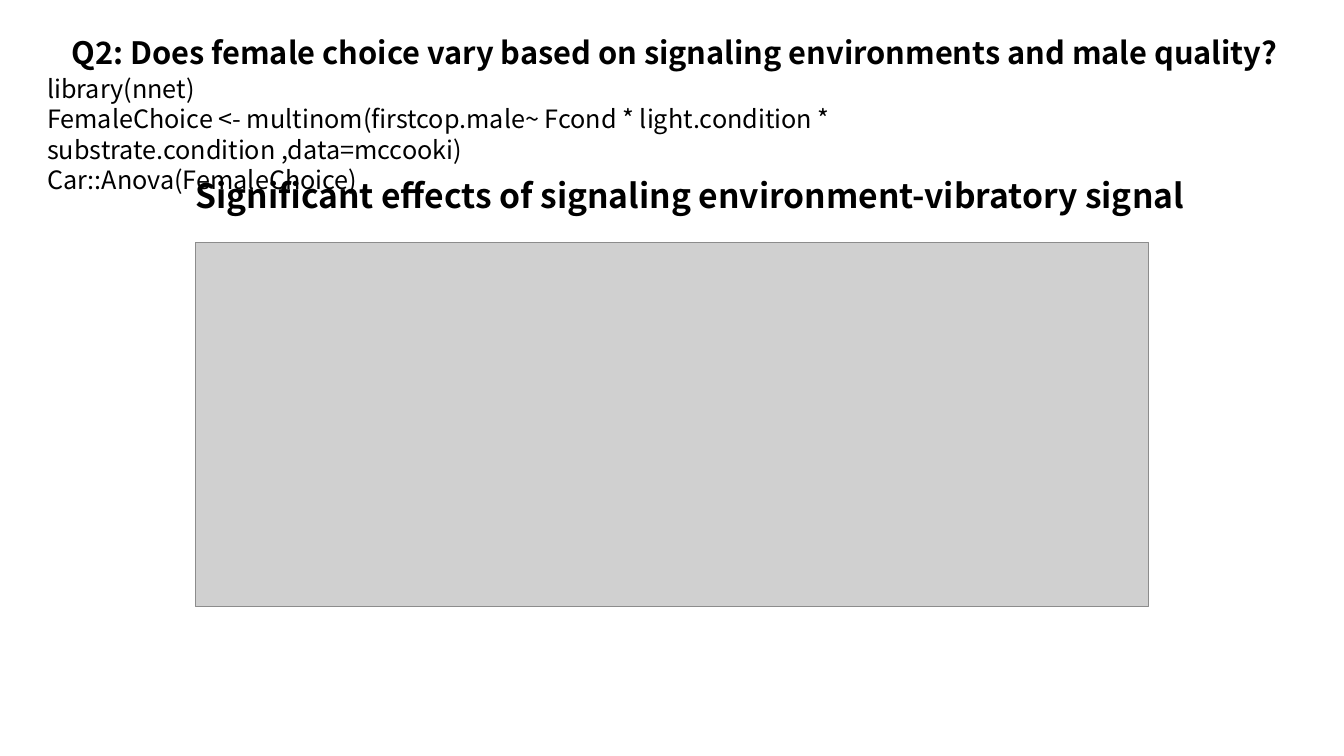
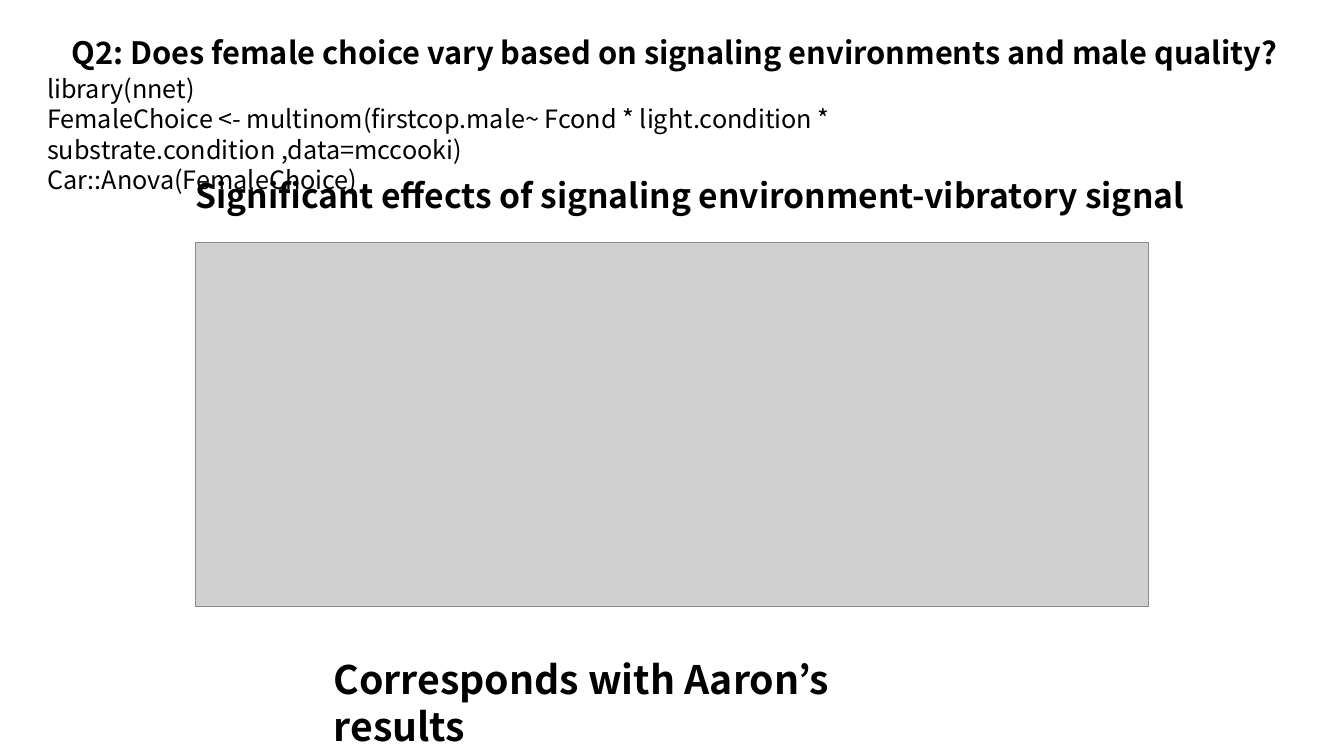
Before and after one commit to BIOS967/BIOS967_Fall2023, a slide deck: slide 6 of Park_Yihang/20231206_Final_YHP.pptx. Drawn at 1344x756 pixels with LibreOffice and Linux fonts; fonts in the diff are those of the drawing; grey boxes stand for pictures. Boxes give left, top, right and bottom in pixels: in the first picture for what was removed or moved away, otherwise in the second. Text is boxed around its words. In the diff, an @@ line names an element or a change of style, - is before the commit and + after.

```diff
--- a/Park_Yihang/20231206_Final_YHP.pptx
+++ b/Park_Yihang/20231206_Final_YHP.pptx
@@ text added at <box>334,662,829,742</box>, 28 pt, text #000000, bold @@
+Corresponds with Aaron’s results
```
